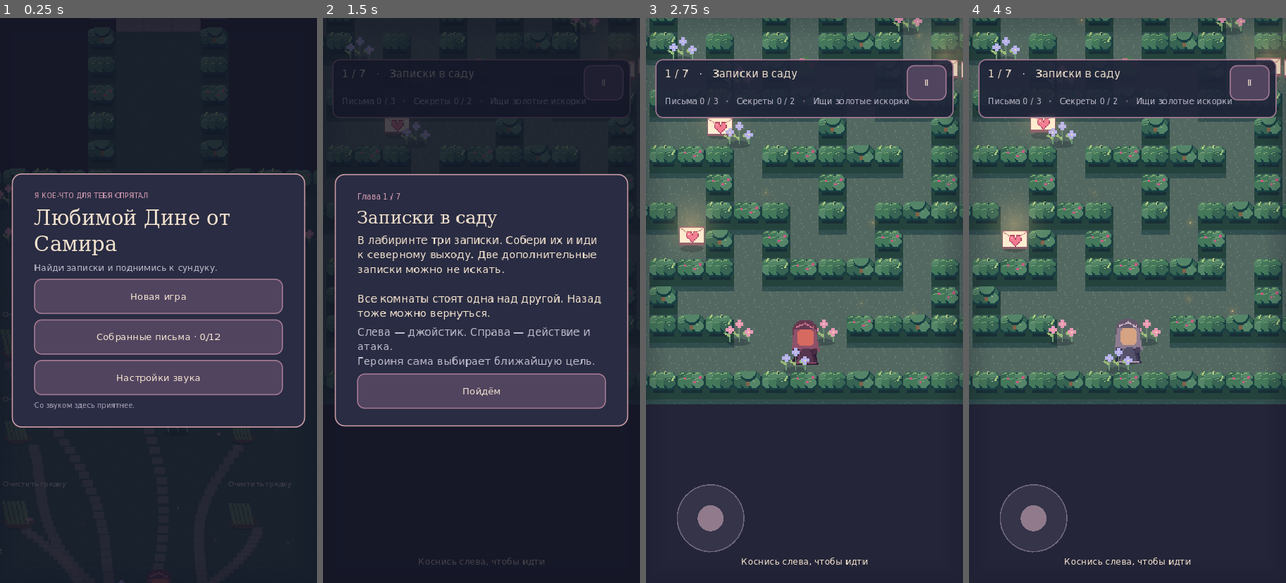
Above: before the commit, frames 1-4 (left to right).
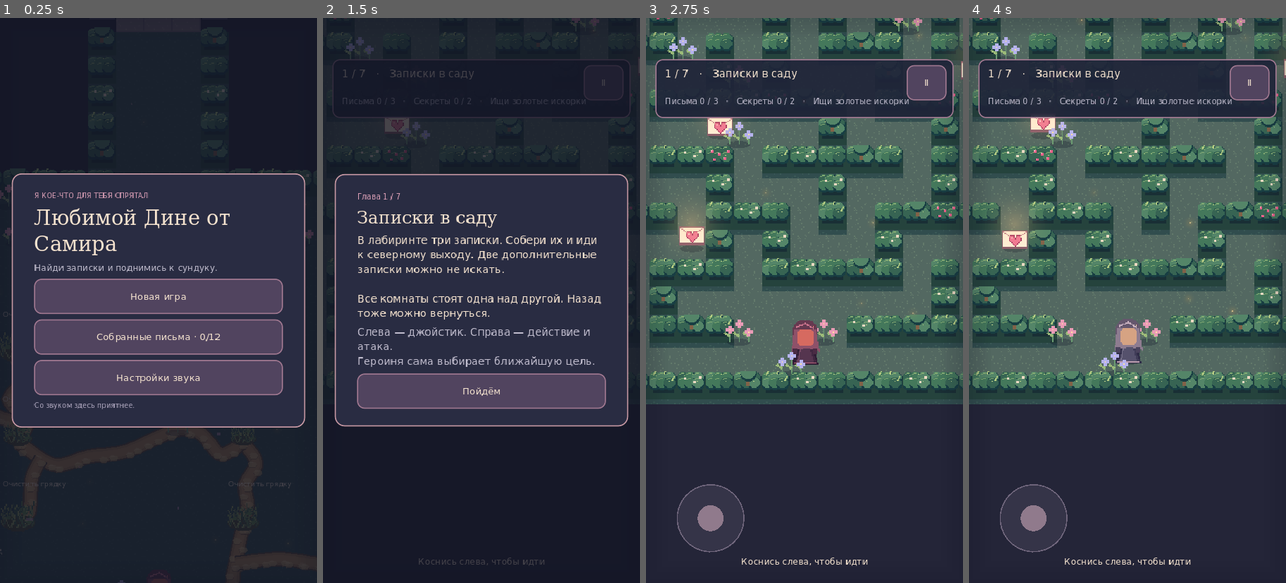
Above: after the commit, the same moments.

Repository: NQUAREx/dina-lovely
Game: Godot game, scene res://main.tscn
The game is run twice, just before and just after one commit, with the same random seed, the same clock (stepped at 60 frames per second) and the same inputs.
Inputs:
- Up to frame 1 (0.25 s): no input
- Up to frame 2 (1.5 s): click "Новая игра" at 0.5 s; click "Ⅱ" at 1.25 s
- Up to frame 3 (2.75 s): click "Пойдём" at 2 s
- Up to frame 4 (4 s): click "Ⅱ" at 2.75 s; click "Вернуться в сад" at 3.5 s

The runs differ from the first frame. In frame 1, 2.6% of the frame differs, in the area x 0-100%, y 12-100%; in frame 2, less than 0.1%; in frame 3, 0.8%; in frame 4, 0.8%.

Commit message:
Add responsive vegetation, natural paths, random spaced beams and swept bullet hits

Diff:
--- a/assets/atlas.json
+++ b/assets/atlas.json
@@ -1 +1 @@
-{"hedge": 0, "tree": 1, "flowers": 2, "blueflowers": 3, "lam …(827 unchanged characters)… e": 60, "weeds": 61, "note_open": 62, "bloom0": 63, "bloom1": 64, "bloom2": 65, "bloom3": 66, "bloom4": 67, "bloom5": 68, "swing": 69}
+{"hedge": 0, "tree": 1, "flowers": 2, "blueflowers": 3, "lam …(827 unchanged characters)… e": 60, "weeds": 61, "note_open": 62, "bud0_0": 63, "bud0_1": 64, "bloom0": 65, "bud1_0": 66, "bud1_1": 67, "bloom1": 68, "bud2_0": 69, "bud2_1": 70, "bloom2": 71, "bud3_0": 72, "bud3_1": 73, "bloom3": 74, "bud4_0": 75, "bud4_1": 76, "bloom4": 77, "bud5_0": 78, "bud5_1": 79, "bloom5": 80, "swing": 81, "hedge_berry": 82, "path_stone0": 83, "path_stone1": 84, "path_stone2": 85}
--- a/scripts/game.gd
+++ b/scripts/game.gd
@@ -19,7 +19,13 @@
 var save_data: Dictionary
 var fog: ColorRect
 var skulls: Array[Dictionary] = []
-var skull_clock := 4.0
+var vegetation: Dictionary = {}
+var berry_cells: Dictionary = {}
+var paths: Array = []
+var obstacle_specs: Array[Dictionary] = []
+var hazard_session_seed := randi()
+var foliage_contact := false
+var skull_clock := 2.0
 var obstacle_cooldown := 0.0
 var room_clock := 0.0
 var held_item := ""
@@ -484,6 +490,8 @@
 
 func build_level(index: int) -> void:
 	level = index
+	vegetation.clear();berry_cells.clear();paths.clear();obstacle_specs.clear()
+	skull_clock=2.0
 	skulls.clear()
 	room_clock = 0
 	if is_instance_valid(fog): fog.visible = level==1
@@ -544,7 +552,7 @@
 			grid.append("#".repeat(27) if y==0 or y==18 else "#"+".".repeat(25)+"#")
 		player = Vector2(13.5,15.5)*TILE
 		if level==1:
-			put_object("stand_flashlight",Vector2i(13,18),"flashlight")
+			put_object("stand_flashlight",Vector2i(13,11),"flashlight")
 			put_object("note",Vector2i(5,5),"shade_1")
 			put_object("note",Vector2i(21,8),"shade_2")
 			put_object("note",Vector2i(7,13),"shade_3")
@@ -552,7 +560,14 @@
 				for y in [5,11]: put_object("stone",Vector2i(x,y),"",true)
 			put_object("arch",Vector2i(13,2),"exit")
 		elif level==2:
-			for y in range(1,18):
+			grid.clear()
+			for y in range(29):grid.append("#".repeat(27) if y in [0,28] else "#"+".".repeat(25)+"#")
+			player=Vector2(13.5,25.5)*TILE
+			var hazard_rng := RandomNumberGenerator.new()
+			hazard_rng.seed=hazard_session_seed+int(save_data.seed)
+			for n in range(5):
+				obstacle_specs.append({"width":float(hazard_rng.randi_range(3,7)*40),"speed":hazard_rng.randf_range(.65,1.8),"phase":hazard_rng.randf_range(0,TAU),"warp":hazard_rng.randf_range(.0,.3)})
+			for y in range(1,28):
 				for x in range(1,26):
 					if x<9 or x>17: set_cell(x,y,"#" if x in [8,18] else " ")
 			put_object("arch",Vector2i(13,2),"exit")
@@ -614,10 +629,6 @@
 	for y in range(3,grid.size()-1,6):
 		for x in [1,grid[0].length()-2]:
 			if grid[y][x]==".": put_object("lamp",Vector2i(x,y))
-	if level==0:
-		for y in range(3,grid.size()-3,4):
-			for x in range(3,grid[0].length()-3,6):
-				if grid[y][x]=="." and (grid[y][x-1]=="#" or grid[y-1][x]=="#"): put_object("berries",Vector2i(x,y),"berry_%d_%d"%[x,y])
 	add_corridors()
 	finish_room_layout(rng)
 	for obj in objects:
@@ -638,6 +649,7 @@
 	if level==3: objects.assign(objects.filter(func(o): return o.kind in ["shovel","dug","doorway"]))
 	for id in watered:
 		if not plants.has(id): plants[id] = {"stage":2,"remaining":0.0}
+	prepare_foliage_and_paths(rng)
 	camera = camera_target()
 	nearest = -1
 	update_hud()
@@ -649,7 +661,11 @@
 func blocked(pos: Vector2) -> bool:
 	for offset in [Vector2(-10,-7),Vector2(10,-7),Vector2(-10,7),Vector2(10,7)]:
 		var c := Vector2i((pos+offset)/TILE)
-		if c.y<0 or c.x<0 or c.y>=grid.size() or c.x>=grid[0].length() or grid[c.y][c.x] in ["#"," "]: return true
+		if c.y<0 or c.x<0 or c.y>=grid.size() or c.x>=grid[0].length() or grid[c.y][c.x]==" ": return true
+		if grid[c.y][c.x]=="#":
+			if level==0 and c.x>0 and c.x<grid[0].length()-1 and c.y>5 and c.y<grid.size()-6:
+				if Rect2(Vector2(c)*TILE+Vector2(8,8),Vector2(32,32)).intersects(Rect2(pos-Vector2(10,7),Vector2(20,14))):return true
+			else:return true
 	for obj in objects:
 		if obj.solid and pos.distance_to(obj.pos) < (58 if obj.kind in ["house","pond"] else 24): return true
 	return false
@@ -667,6 +683,8 @@
 		var cell := Vector2i(player/TILE)
 		sfx("step_stone" if level in [4,6] or (level==5 and (cell.x==13 or cell.y==15)) else "step_grass")
 		step_clock = .31
+	if level==4 and attack_flash<=0:aim=input.normalized()
+	if level==4 and attack_flash>0:return
 	if abs(input.x)>abs(input.y): direction = 1 if input.x<0 else 3
 	else: direction = 0 if input.y<0 else 2
 
@@ -678,6 +696,7 @@
 	return false
 
 func _physics_process(delta: float) -> void:
+	if playing and not paused and not transition:update_vegetation(minf(delta,.04))
 	# Simulation must not depend on audio, particles or HUD updating successfully.
 	if reload_time>0 and playing and not paused:
 		reload_time=maxf(0,reload_time-delta)
@@ -818,6 +837,7 @@
 	if obj.id in ["rpg","rifle","sword"]: return obj.id not in save_data.weapons_taken
 	if obj.id in ["seat","swing"]:return true
 	if obj.id=="rake": return held_item!="rake"
+	if obj.get("hidden_hedge",false) and obj.pos.distance_to(player)>54:return false
 	if obj.kind=="berries": return obj.id not in save_data.eaten
 	if obj.id=="flashlight": return held_item!="flashlight"
 	if obj.id=="shovel": return held_item!="shovel"
@@ -1126,6 +1146,8 @@
 			closest = d
 			aim = (enemy.pos-player).normalized()
 	if aim.length()<.1: aim = Vector2.UP
+	if absf(aim.x)>absf(aim.y):direction=1 if aim.x<0 else 3
+	else:direction=0 if aim.y<0 else 2
 	sfx("attack" if weapon=="sword" else "rifle" if weapon=="rifle" else "rocket")
 	shake = 2.5 if weapon!="rpg" else 5
 	haptic(14)
@@ -1170,15 +1192,15 @@
 func draw_pickup_outline(name: String, pos: Vector2, scale_factor: float) -> void:
 	if not outlines.has(name):
 		var id := int(sprites.get(name,0))
-		var source := atlas.get_image().get_region(Rect2i(id%16*32,id/16*48,32,48))
-		var border := Image.create(34,50,false,Image.FORMAT_RGBA8)
-		for y in range(48):
+		var source := atlas.get_image().get_region(Rect2i(id%16*32,id/16*48+(16 if name.begins_with("hedge") else 0),32,32 if name.begins_with("hedge") else 48))
+		var border := Image.create(34,source.get_height()+2,false,Image.FORMAT_RGBA8)
+		for y in range(source.get_height()):
 			for x in range(32):
 				if source.get_pixel(x,y).a<.2: continue
 				for d in [Vector2i.LEFT,Vector2i.RIGHT,Vector2i.UP,Vector2i.DOWN]:
 					border.set_pixel(x+1+d.x,y+1+d.y,Color("fff3a6"))
 		outlines[name] = ImageTexture.create_from_image(border)
-	var box := Rect2(pos-Vector2(34,88)*scale_factor,Vector2(68,100)*scale_factor)
+	var box := Rect2(pos-Vector2(25.5,33.5),Vector2(51,51)) if name.begins_with("hedge") else Rect2(pos-Vector2(34,88)*scale_factor,Vector2(68,100)*scale_factor)
 	for offset in [Vector2(-2,0),Vector2(2,0),Vector2(0,-2),Vector2(0,2)]:draw_texture_rect(outlines[name],Rect2(box.position+offset,box.size),false,Color(.2,.13,.25))
 	draw_texture_rect(outlines[name],box,false)
 
@@ -1225,10 +1247,17 @@
 			if level==6 and x>=10 and x<=16 and y>=5 and y<=15:
 				draw_rect(Rect2(p,Vector2.ONE*TILE),Color(.49,.26,.39,.5))
 				if x==10 or x==16: draw_line(p+Vector2(5,0),p+Vector2(5,48),Color("c5918e"),2)
-			if grid[y][x]=="#": renderables.append({"kind":"stone" if level in [1,2,4] else ("hedge"+str(posmod(x*7+y*13+int(save_data.seed),4)-1) if posmod(x*7+y*13+int(save_data.seed),4)>0 else "hedge"),"pos":Vector2(x+.5,y+.5)*TILE,"id":"","wall":true})
+			if grid[y][x]=="#":
+				var cell := Vector2i(x,y)
+				var berry_id: String = berry_cells.get(cell,"")
+				var kind := "stone" if level in [1,2,4] else ("hedge_berry" if not berry_id.is_empty() and berry_id not in save_data.eaten else "hedge"+str(posmod(x*7+y*13+int(save_data.seed),4)-1) if posmod(x*7+y*13+int(save_data.seed),4)>0 else "hedge")
+				renderables.append({"kind":kind,"pos":Vector2(x+.5,y+.5)*TILE,"id":"","wall":true,"cell":cell,"berry_id":berry_id})
+
 	for obj in objects:
 		var p := screen(obj.pos)
 		if p.x < -100 or p.y < -100 or p.x>view.x+100 or p.y>view.y+150: continue
+		if obj.kind=="berries":continue
+		if obj.get("hidden_hedge",false) and obj.pos.distance_to(player)>54:continue
 		if obj.id=="courage" and not combat_done: continue
 		if obj.id=="garden" and (watered.size()!=6 or not blooms_ready()): continue
 		if obj.kind=="note" and obj.id in save_data.letters:
@@ -1241,24 +1270,19 @@
 		renderables.append(obj)
 	for enemy in enemies: renderables.append({"kind":"enemy"+str(int(enemy.type)%3),"pos":enemy.pos,"id":"","enemy":enemy})
 	renderables.append({"kind":"player","pos":player,"id":""})
-	if level==5:
-		for bed in objects:
-			if bed.kind!="sprout":continue
-			var start := Vector2(13.5,grid.size()-6.5)*TILE
-			for j in range(1,40):
-				var t := float(j)/40.0
-				var point := start.lerp(bed.pos,t)+Vector2(sin(t*PI*2+float(bed.id))*30,sin(t*PI)*18)
-				if valid_ground(point):draw_texture_rect_region(ground,Rect2(screen(point)-Vector2(9,6),Vector2(18,12)),Rect2(Vector2(24,0),Vector2(24,24)),Color(1,1,1,.65))
-	if level==1:
-		for i in range(24):
-			var point := screen(Vector2(6+i*.6,21-i*.36+sin(i*.5)) * TILE)
-			draw_texture_rect_region(ground,Rect2(point,Vector2(30,22)),Rect2(Vector2(24,0),Vector2(24,24)))
+	draw_paths()
 	renderables.sort_custom(func(a,b):
 		if a.pos.y==b.pos.y: return a.pos.x<b.pos.x
 		return a.pos.y<b.pos.y)
 	for item in renderables:
 		var p := screen(item.pos)
 		var kind: String = item.kind
+		if item.has("cell") and level==0:
+			var key := "h:"+str(item.cell)
+			if vegetation.has(key):p+=vegetation[key].offset
+			if not str(item.get("berry_id","")).is_empty() and item.berry_id not in save_data.eaten and item.pos.distance_to(player)<79:draw_pickup_outline("hedge_berry",p,1.0)
+		elif kind in ["flowers","blueflowers"]:
+			p+=Vector2(item.get("bend",Vector2.ZERO))
 		if kind=="player":
 			draw_shadow(p,19)
 			var frame := int(time*12)%4 if moving and not paused else 0
@@ -1292,7 +1316,7 @@
 				draw_set_transform(p,PI/2);draw_sprite("flashlight" if kind=="stand_flashlight" else kind,Vector2(0,20),Color.WHITE,.65);draw_set_transform(Vector2.ZERO)
 			elif kind=="sprout":
 				var growth: float = bloom_times.get(item.id,1.0)
-				draw_sprite(("weeds" if item.id not in save_data.cleaned else ("bloom"+str(item.id) if int(plants.get(item.id,{}).get("stage",0))>=2 else ["sprout","plant2"][clampi(int(plants.get(item.id,{}).get("stage",0)),0,1)])),p,Color.WHITE,(.75+float(item.id)*.09)*(.85+growth*.15))
+				draw_sprite(("weeds" if item.id not in save_data.cleaned else ("bloom"+str(item.id) if int(plants.get(item.id,{}).get("stage",0))>=2 else "bud"+str(item.id)+"_"+str(clampi(int(plants.get(item.id,{}).get("stage",0)),0,1)))),p,Color.WHITE,(.75+float(item.id)*.09)*(.85+growth*.15))
 			elif kind=="swing":
 				draw_sprite(kind,p)
 				var swing_offset := sin(time*2.4)*12 if resting=="swing" else sin(time*1.5)*2
@@ -1518,29 +1542,42 @@
 	for i in range(shots.size()-1,-1,-1):
 		var shot := shots[i]
 		shot.age += delta
-		if shot.kind=="rpg": shot.vel=shot.vel.normalized()*(95.0+525.0*(1.0-exp(-shot.age*3.2)))
+		if shot.kind=="rpg":shot.vel=shot.vel.normalized()*(95.0+525.0*(1.0-exp(-shot.age*3.2)))
+		var start: Vector2 = shot.pos
+		var end: Vector2 = start+shot.vel*delta
+		var segment := end-start
+		var distance := segment.length()
+		var wall_t := 1.1
+		for step in range(1,maxi(2,ceili(distance/8.0)+1)):
+			var t := minf(1.0,float(step)*8.0/maxf(distance,.001))
+			if blocked(start.lerp(end,t)):wall_t=t;break
+		var hit_index := -1
+		var hit_t := wall_t
+		for j in range(enemies.size()):
+			var enemy := enemies[j]
+			if enemy.state=="spawn":continue
+			var center: Vector2 = enemy.pos+Vector2(0,-24 if enemy.get("boss",false) else -16)
+			var radius := 48.0 if enemy.get("boss",false) else 30.0
+			var offset := start-center
+			var a := segment.length_squared()
+			if a<.0001:
+				if offset.length()<=radius and hit_t>0:hit_t=0;hit_index=j
+				continue
+			var b := 2.0*offset.dot(segment)
+			var c := offset.length_squared()-radius*radius
+			var discriminant := b*b-4*a*c
+			if discriminant<0:continue
+			var t := 0.0 if c<=0 else (-b-sqrt(discriminant))/(2*a)
+			if t>=0 and t<=1 and t<hit_t:hit_t=t;hit_index=j
+		shot.pos=start.lerp(end,minf(1.0,hit_t))
+		shot.life-=delta
 		if shot.kind=="rpg" and particles.size()<420:
-			particles.append({"pos":shot.pos-shot.vel.normalized()*12,"vel":-shot.vel.normalized()*22+Vector2(randf_range(-9,9),randf_range(-9,9)),"life":.55,"color":Color(.5,.47,.44,.35),"heart":false})
-		shot.pos += shot.vel*delta
-		shot.life -= delta
-		var hit: bool = blocked(shot.pos) or shot.life<=0
-		for enemy in enemies:
-			if enemy.state!="spawn" and shot.pos.distance_to(enemy.pos)<27: hit=true
-		if not hit: continue
+			particles.append({"pos":shot.pos-shot.vel.normalized()*12,"vel":-shot.vel.normalized()*22,"life":.55,"color":Color(.5,.47,.44,.35),"heart":false})
+		var hit: bool = hit_index>=0 or wall_t<=1 or shot.life<=0
+		if not hit:continue
 		if shot.kind=="rpg":
-			shake = 10
-			sfx("explosion")
-			burst(shot.pos,42,Color("ffd69c"))
-			for j in range(enemies.size()-1,-1,-1):
-				var diff: Vector2 = enemies[j].pos-shot.pos
-				if diff.length()<35:
-					damage_enemy(j,99,diff.normalized()*35)
-					break
-		else:
-			for j in range(enemies.size()-1,-1,-1):
-				if shot.pos.distance_to(enemies[j].pos)<35:
-					damage_enemy(j,1,shot.vel.normalized()*9)
-					break
+			shake=10;sfx("explosion");burst(shot.pos,42,Color("ffd69c"))
+		if hit_index>=0:damage_enemy(hit_index,99 if shot.kind=="rpg" else 1,shot.vel.normalized()*9)
 		shots.remove_at(i)
 
 func draw_extra_effects() -> void:
@@ -1678,10 +1715,11 @@
 	return dark_letter_count()==3
 
 func obstacle_rect(index: int) -> Rect2:
-	var widths := [160.0,240.0,200.0,280.0,120.0]
-	var speeds := [.8,1.3,1.0,1.65,2.1]
-	var width: float = widths[index]
-	var center := Vector2(13.5*TILE+sin(room_clock*speeds[index]+index*1.9)*(215-width*.5),(10.5+index*2.2)*TILE)
+	var spec: Dictionary = obstacle_specs[index]
+	var width: float = spec.width
+	var phase: float = room_clock*float(spec.speed)+float(spec.phase)
+	var sway := sin(phase+sin(phase*.61)*float(spec.warp))
+	var center := Vector2(13.5*TILE+sway*(215-width*.5),(10.5+index*4.4)*TILE)
 	return Rect2(center-Vector2(width*.5,14),Vector2(width,28))
 
 func update_new_rooms(delta: float) -> void:
@@ -1689,7 +1727,7 @@
 	if level==1:
 		skull_clock -= delta
 		if skull_clock<=0:
-			skull_clock=randf_range(4.0,7.0)
+			skull_clock=randf_range(2.0,3.5)
 			var pos := player+Vector2.from_angle(randf()*TAU)*randf_range(70,145)
 			if not blocked(pos): skulls.append({"pos":pos,"life":.8})
 		for i in range(skulls.size()-1,-1,-1):
@@ -1780,7 +1818,7 @@
 			if valid_ground(pos) and not blocked(pos) and not objects.any(func(o): return o.kind in ["house","pond"] and Rect2(o.pos-Vector2(75,160),Vector2(150,185)).has_point(pos)):candidates.append(pos)
 	for obj in objects:
 		if obj.id=="crossing":
-			obj.pos=Vector2(rng.randf_range(10.5,16.5),14.5)*TILE
+			obj.pos=Vector2(rng.randf_range(10.5,16.5),21.5)*TILE
 			continue
 		if (obj.kind!="note" and obj.id!="courage") or obj.id=="buried":continue
 		if candidates.is_empty():break
@@ -1791,3 +1829,102 @@
 	if level==4:
 		for data in save_data.loose_weapons:
 			var obj: Dictionary=data.duplicate();obj.pos=Vector2(data.pos[0],data.pos[1]);objects.append(obj)
+
+func prepare_foliage_and_paths(rng: RandomNumberGenerator) -> void:
+	if level==0:
+		var edges: Array[Vector2i] = []
+		for y in range(8,grid.size()-8):
+			for x in range(2,grid[0].length()-2):
+				if grid[y][x]!="#":continue
+				if grid[y][x-1]=="." or grid[y][x+1]=="." or grid[y-1][x]=="." or grid[y+1][x]==".":edges.append(Vector2i(x,y))
+		for obj in objects:
+			if not str(obj.id).begins_with("secret"):continue
+			var n := rng.randi_range(0,edges.size()-1)
+			obj.pos=(Vector2(edges[n])+Vector2(.5,.5))*TILE;obj.hidden_hedge=true;edges.remove_at(n)
+		for i in range(mini(12,edges.size())):
+			var n := rng.randi_range(0,edges.size()-1)
+			var cell := edges[n];edges.remove_at(n)
+			var id := "berry_%d_%d"%[cell.x,cell.y]
+			berry_cells[cell]=id
+			put_object("berries",cell,id)
+	if level not in [1,5]:return
+	var destinations: Array[Vector2] = []
+	for obj in objects:
+		if (level==5 and (obj.kind=="sprout" or obj.id in ["seat","swing","well"])) or (level==1 and (obj.kind in ["house","pond","bench"] or obj.id=="exit")):
+			destinations.append(obj.pos+Vector2(0,40 if obj.solid else 0))
+	var connected: Array[Vector2] = [Vector2(13.5,grid.size()-6.5)*TILE]
+	while not destinations.is_empty():
+		var best := INF
+		var selected := 0
+		var start := connected[0]
+		for n in range(destinations.size()):
+			for anchor in connected:
+				var score: float = anchor.distance_to(destinations[n])*rng.randf_range(.9,1.1)
+				if score<best:best=score;selected=n;start=anchor
+		var end: Vector2 = destinations[selected];destinations.remove_at(selected)
+		var direction := (end-start).normalized()
+		var side := direction.orthogonal()
+		var amplitude := minf(55.0,start.distance_to(end)*.18)
+		var curve := Curve2D.new()
+		var points: Array[Vector2] = [start]
+		for n in range(1,4):
+			var p := start.lerp(end,float(n)/4)+side*rng.randf_range(-amplitude,amplitude)
+			p.x=clampf(p.x,2*TILE,(grid[0].length()-2)*TILE);p.y=clampf(p.y,7*TILE,(grid.size()-7)*TILE)
+			points.append(p)
+		points.append(end)
+		for n in range(points.size()):
+			var tangent: Vector2 = (points[mini(n+1,points.size()-1)]-points[maxi(0,n-1)])/6.0
+			curve.add_point(points[n],-tangent,tangent)
+		curve.bake_interval=9
+		var section := PackedVector2Array()
+		var samples := curve.get_baked_points()
+		for n in range(samples.size()):
+			var p := samples[n]
+			if valid_ground(p) and not blocked(p):
+				section.append(p)
+				if n%5==0:connected.append(p)
+			elif section.size()>1:paths.append(section);section=PackedVector2Array()
+		if section.size()>1:paths.append(section)
+		connected.append(end)
+
+func draw_paths() -> void:
+	for path in paths:
+		var points := PackedVector2Array()
+		for p in path:points.append(screen(p))
+		draw_polyline(points,Color("5e4b37"),26,false)
+		draw_polyline(points,Color("a47a4d"),21,false)
+		draw_polyline(points,Color("b58a57"),13,false)
+		for n in range(0,points.size(),3):
+			var p: Vector2 = points[n]
+			draw_sprite("path_stone"+str(n%3),p+Vector2(sin(n*5.2)*7,14),Color(1,1,1,.65),.35)
+
+func update_vegetation(delta: float) -> void:
+	if level==0:
+		var center := Vector2i(player/TILE)
+		for y in range(maxi(6,center.y-2),mini(grid.size()-6,center.y+3)):
+			for x in range(maxi(1,center.x-2),mini(grid[0].length()-1,center.x+3)):
+				if grid[y][x]!="#":continue
+				var cell := Vector2i(x,y)
+				var origin := (Vector2(cell)+Vector2(.5,.5))*TILE
+				if origin.distance_to(player)<57:
+					var key := "h:"+str(cell)
+					if not vegetation.has(key):vegetation[key]={"pos":origin,"offset":Vector2.ZERO,"velocity":Vector2.ZERO}
+		for key in vegetation.keys():
+			var spring: Dictionary = vegetation[key]
+			var away: Vector2 = spring.pos-player
+			var target := away.normalized()*9*clampf((57-away.length())/22,0,1)
+			spring.velocity+=(target-spring.offset)*130*delta-spring.velocity*17*delta
+			spring.offset+=spring.velocity*delta
+			if target.length()<.01 and spring.offset.length()<.03:vegetation.erase(key)
+	var contact := false
+	for obj in objects:
+		if obj.kind not in ["flowers","blueflowers"]:continue
+		var away: Vector2 = obj.pos-player
+		var target := away.normalized()*14*clampf((37-away.length())/23,0,1)
+		if away.length()<37:contact=true
+		if target.length()>.01 or obj.has("bend"):
+			obj.bend=Vector2(obj.get("bend",Vector2.ZERO)).lerp(target,1-exp(-delta*13))
+	if contact and (not foliage_contact or (moving and rustle_clock<=0)):
+		if sound_on:foliage_voice.play()
+		rustle_clock=.42
+	foliage_contact=contact
--- /dev/null
+++ b/tests/world_physics.gd
@@ -0,0 +1,25 @@
+extends SceneTree
+var g
+func _initialize():call_deferred('run')
+func run():
+ g=load('res://main.tscn').instantiate();root.add_child(g);await process_frame;g.new_game();g.clear_modal();g.sound_on=false
+ var berries=g.objects.filter(func(o):return o.kind=='berries');assert(berries.size()>0)
+ for b in berries:assert(g.grid[int(b.pos.y/48)][int(b.pos.x/48)]=='#')
+ var secret=g.objects.filter(func(o):return o.id=='secret_moon')[0];assert(g.grid[int(secret.pos.y/48)][int(secret.pos.x/48)]=='#');g.player=Vector2.ZERO;assert(not g.available(secret));g.player=secret.pos+Vector2(30,0);assert(g.available(secret));print('PASS berry hedges and hidden secrets')
+ g.player=secret.pos+Vector2(35,0);g.update_vegetation(.04);assert(g.vegetation.size()>0);print('PASS hedge spring response')
+ var tested=false
+ for b in berries:
+  var c=Vector2i(b.pos/48)
+  if g.grid[c.y][c.x-1]=='.':
+   assert(not g.blocked(Vector2(c.x*48-4,b.pos.y)));assert(g.blocked(Vector2(c.x*48+8,b.pos.y)));tested=true;break
+ assert(tested);print('PASS soft hedge edge with solid core')
+ var flower={'kind':'flowers','id':'','pos':g.player+Vector2(10,0),'solid':false};g.objects.append(flower);g.update_vegetation(.04);assert(flower.bend.length()>0);print('PASS flower parting')
+ g.build_level(2);assert(g.grid.size()==39);assert(abs(g.obstacle_rect(1).get_center().y-g.obstacle_rect(0).get_center().y-4.4*48)<.1)
+ var specs=g.obstacle_specs.duplicate(true);g.new_game();g.clear_modal();g.sound_on=false;g.build_level(2);assert(specs!=g.obstacle_specs);print('PASS doubled spacing and seeded random beams')
+ g.build_level(5);assert(g.paths.size()>=8);assert(g.sprites.has('bud0_0') and g.sprites.has('bud5_1'));print('PASS garden paths and distinct growth sprites')
+ g.build_level(4);g.weapon='rifle';g.enemies.clear();g.player=Vector2(13,16)*48
+ g.enemies.append({'pos':Vector2(600,550),'hp':10,'type':0,'state':'chase','timer':0.,'cooldown':0.})
+ g.shots.append({'pos':Vector2(450,534),'vel':Vector2(2000,0),'life':2.,'kind':'rifle','age':0.})
+ g.update_shots(.15);assert(g.enemies[0].hp==9 and g.shots.is_empty());print('PASS swept rifle hit across low-FPS frame')
+ g.attack_flash=0;g.move_player(.01,Vector2.LEFT);assert(g.aim.x<0 and g.direction==1);g.attack_cd=0;g.attack();assert(g.direction in [0,3]);print('PASS movement aim and attack facing')
+ g.queue_free();await process_frame;quit()
Binary file changed: assets/atlas.png
Not shown, added: tests/world_physics.gd.uid
Not shown, changed: docs/index.pck
Not shown, changed: tests/RESULTS.md
